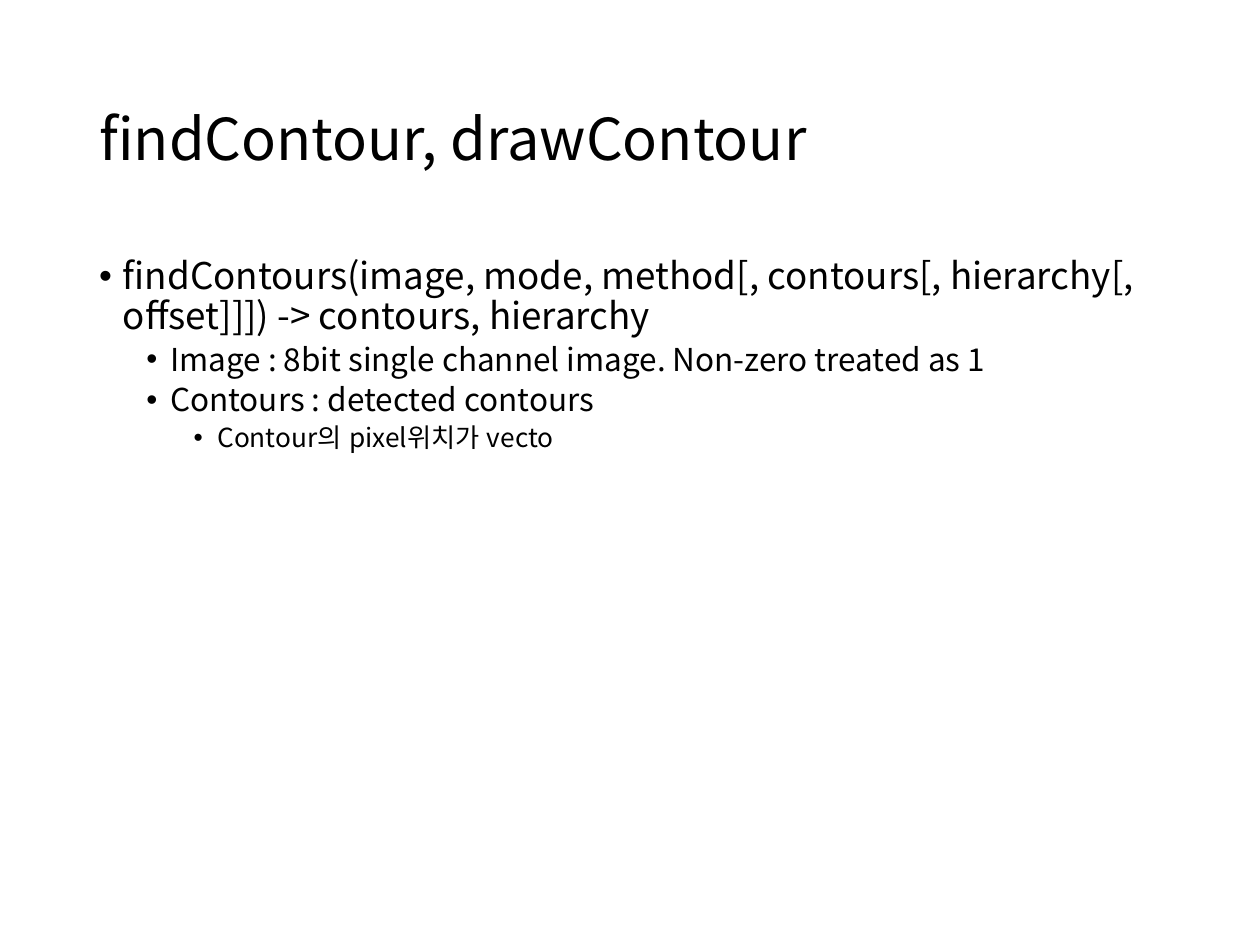
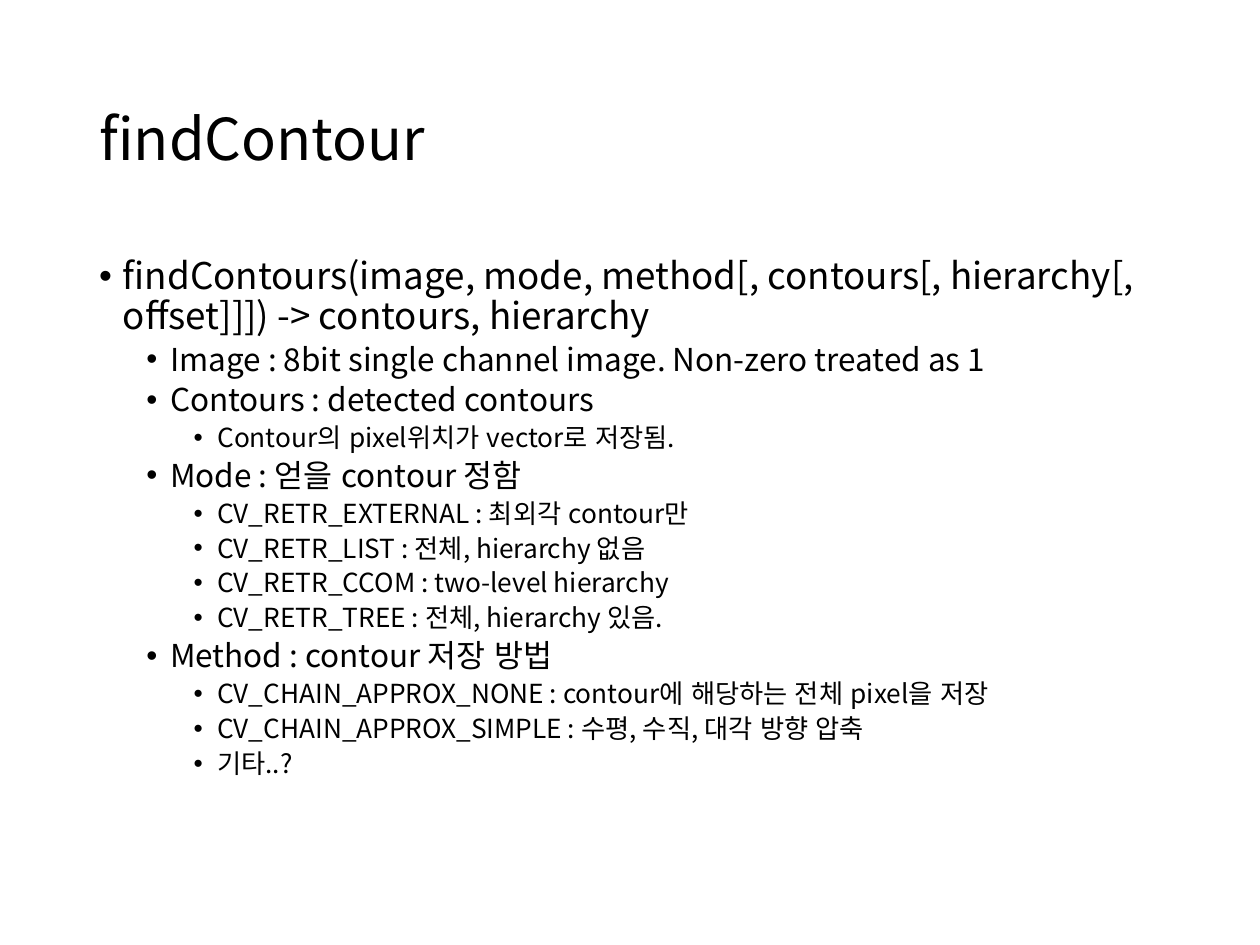
Before and after one commit to boy1089/MyProject, a slide deck: slide 13 of contour/contour 3.pptx (slide 14 before the commit). Drawn at 1260x945 pixels with LibreOffice and Linux fonts; fonts in the diff are those of the drawing. Boxes give left, top, right and bottom in pixels: in the first picture for what was removed or moved away, otherwise in the second. Text is boxed around its words. In the diff, an @@ line names an element or a change of style, - is before the commit and + after.

```diff
--- a/contour/contour 3.pptx
+++ b/contour/contour 3.pptx
@@ title at <box>99,113,425,161</box>: text changed @@
-findContour, drawContour
+findContour
@@ text at <box>170,425,988,775</box>: text changed @@
-    • Contour의 pixel위치가 vecto
+    • Contour의 pixel위치가 vector로 저장됨.
+  • Mode : 얻을 contour 정함
+    • CV_RETR_EXTERNAL : 최외각 contour만
+    • CV_RETR_LIST : 전체, hierarchy 없음
+    • CV_RETR_CCOM : two-level hierarchy
+    • CV_RETR_TREE : 전체, hierarchy 있음.
+  • Method : contour 저장 방법
+    • CV_CHAIN_APPROX_NONE : contour에 해당하는 전체 pixel을 저장
+    • CV_CHAIN_APPROX_SIMPLE : 수평, 수직, 대각 방향 압축
+    • 기타..?
```
Also in this commit, not shown: 3 other slides changed, 3 slides added, 3 slides removed.
